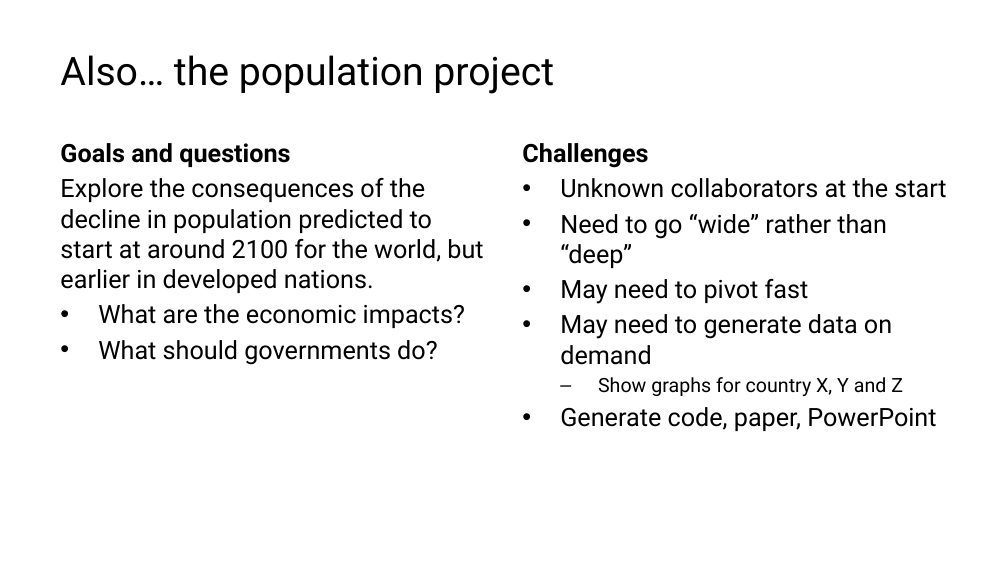
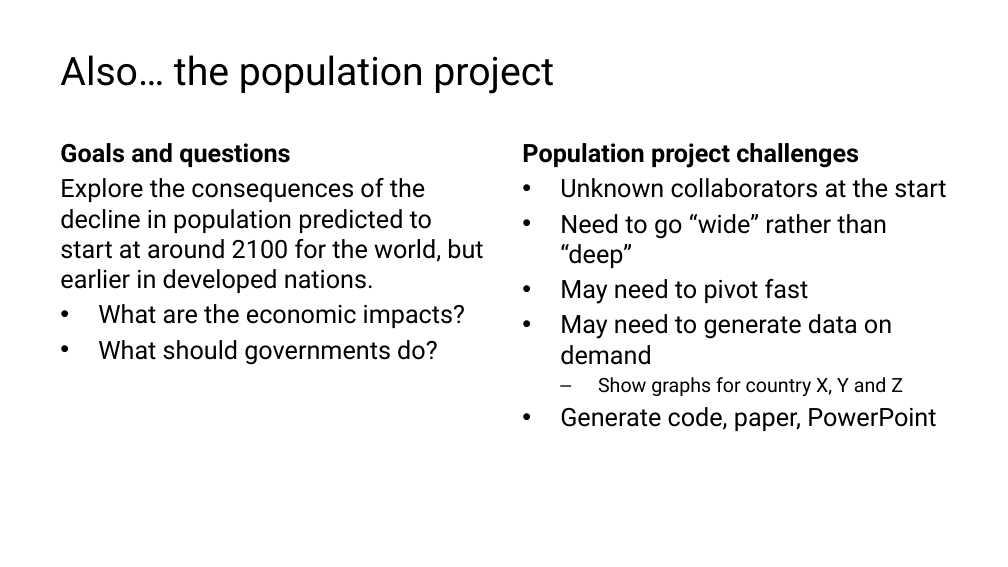
Before and after one commit to lucas-a-meyer/using-quarto, a slide deck: slide 4 of docs/using-quarto-ppt.pptx. Drawn at 1008x567 pixels with LibreOffice and Linux fonts; fonts in the diff are those of the drawing. Boxes give left, top, right and bottom in pixels: in the first picture for what was removed or moved away, otherwise in the second. Text is boxed around its words. In the diff, an @@ line names an element or a change of style, - is before the commit and + after.

```diff
--- a/docs/using-quarto-ppt.pptx
+++ b/docs/using-quarto-ppt.pptx
@@ text at [522, 143, 859, 168]: text changed @@
-Challenges
+Population project challenges
```
Also in this commit, not shown: 2 other slides changed, 9 slides added, 4 slides removed, 14 other files.
